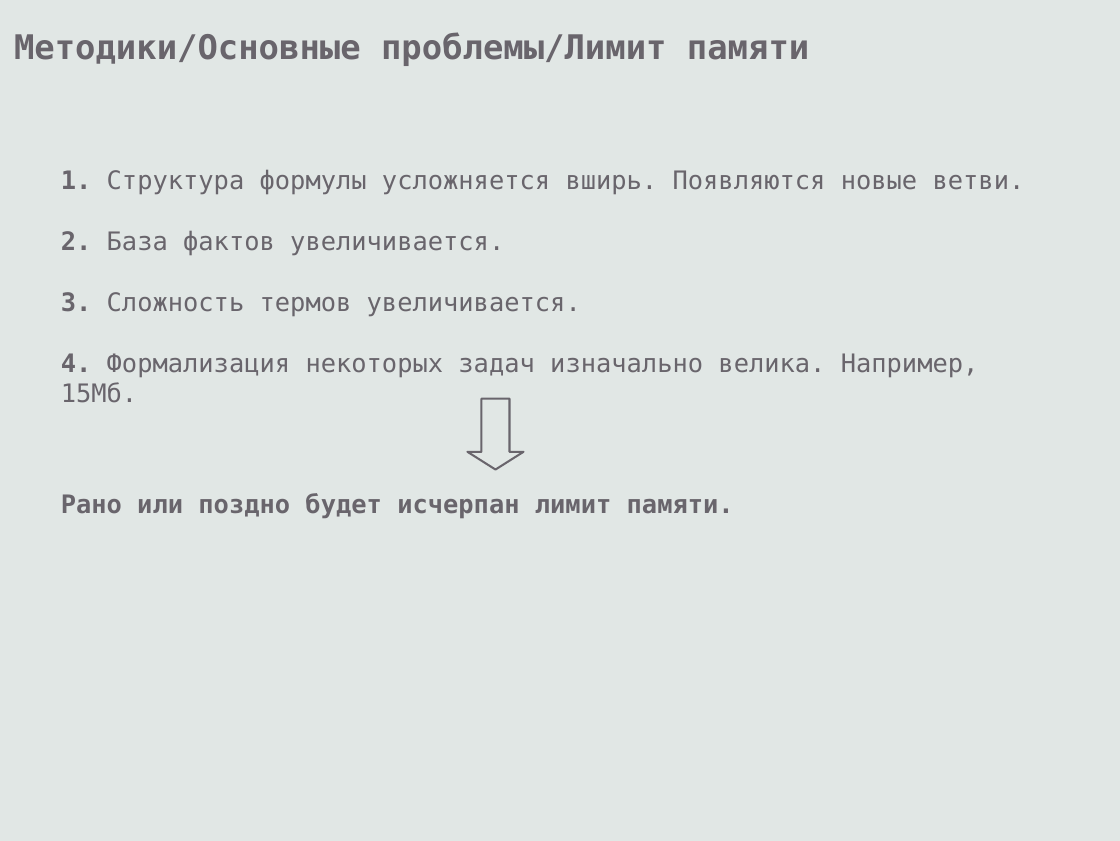
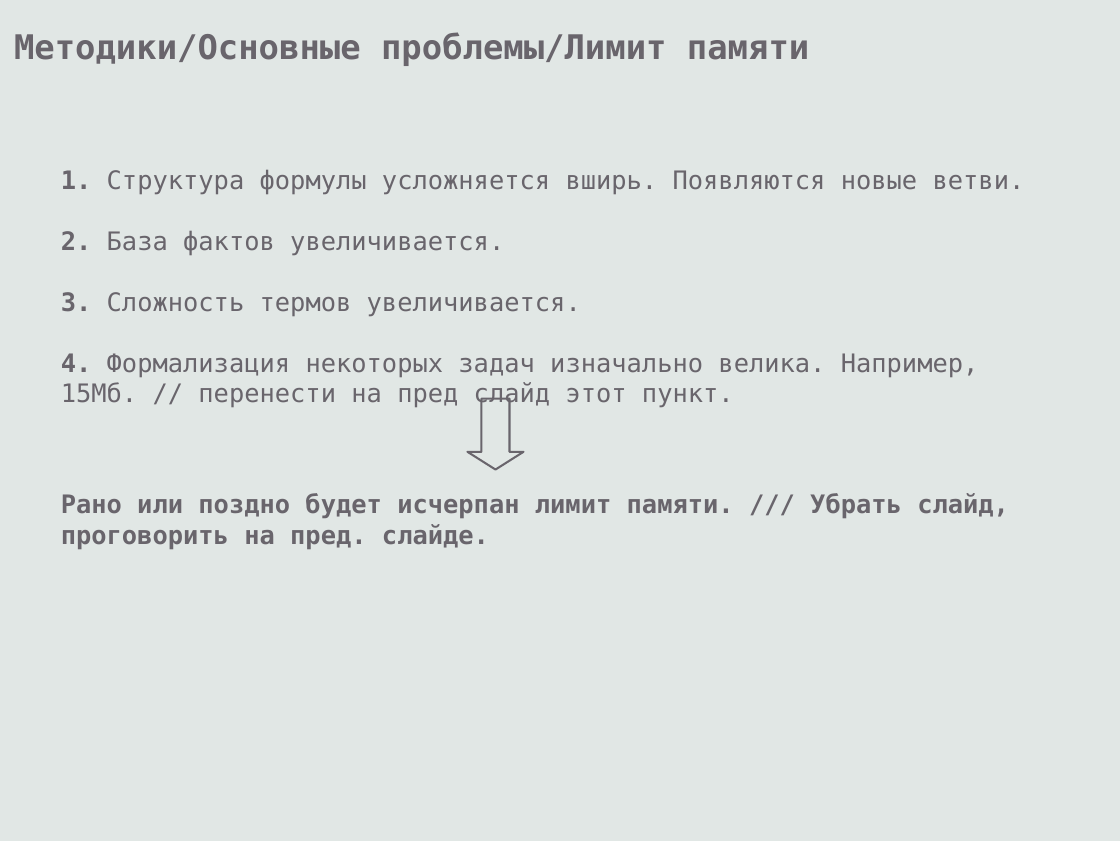
Before and after one commit to eugeneai/prisnif, a slide deck: slide 25 of brick/pres/pacman.odp (slide 27 before the commit). Drawn at 1120x841 pixels with LibreOffice and Linux fonts; fonts in the diff are those of the drawing. Boxes give left, top, right and bottom in pixels: in the first picture for what was removed or moved away, otherwise in the second. Text is boxed around its words. In the diff, an @@ line names an element or a change of style, - is before the commit and + after.

```diff
--- a/brick/pres/pacman.odp
+++ b/brick/pres/pacman.odp
@@ text at bbox=[61, 353, 979, 408]: text changed @@
-4. Формализация некоторых задач изначально велика. Например, 15Мб.
+4. Формализация некоторых задач изначально велика. Например, 15Мб. // перенести на пред слайд этот пункт.
@@ text at bbox=[61, 493, 1009, 549]: text changed @@
-Рано или поздно будет исчерпан лимит памяти.
+Рано или поздно будет исчерпан лимит памяти. /// Убрать слайд, проговорить на пред. слайде.
```
Also in this commit, not shown: 29 other slides changed, 1 slide added, 3 slides removed.
